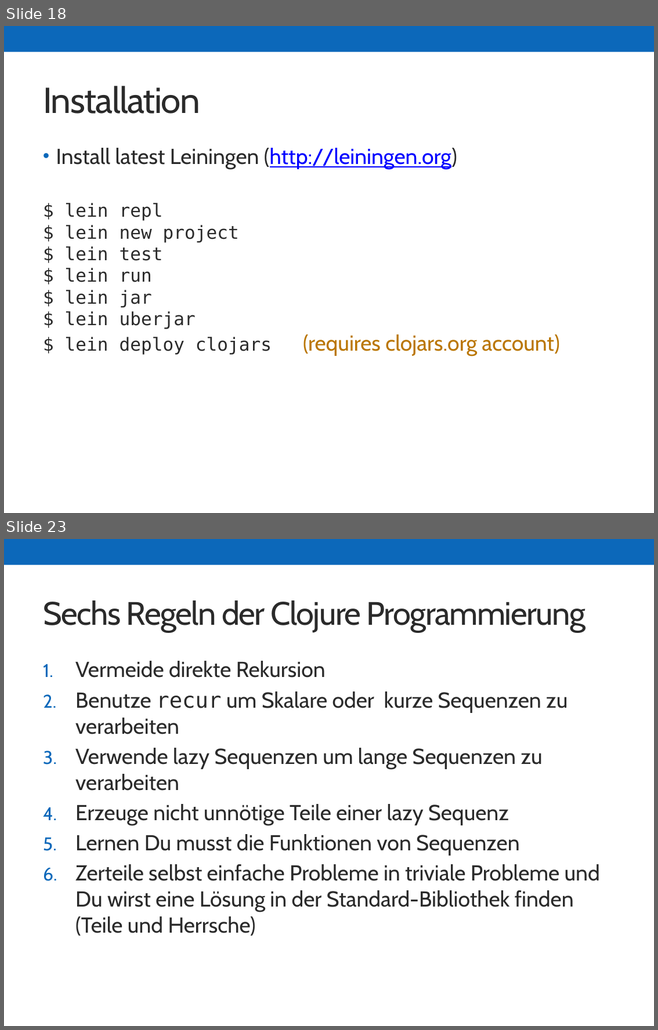
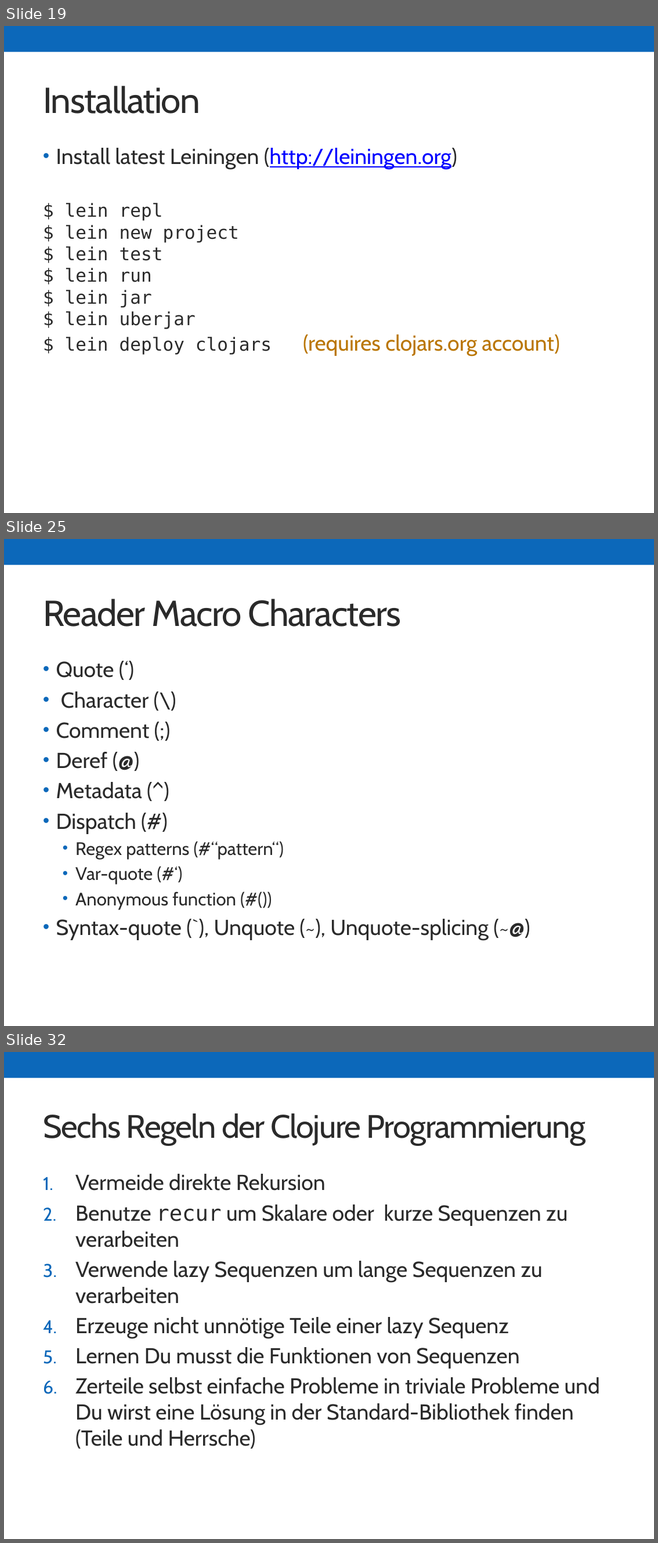
Before and after one commit to skonair/presentations, a slide deck: jugbi-fp-20141119/20141119_FP.pptx. Shown one above the other, each under a label of ours: slides 18 and 23 before the commit, slides 19, 25 and 32 after it; the slides between them are not shown. The pictures are 658x1030 and 658x1543 pixels, drawn with LibreOffice and Linux fonts; fonts in the diff are those of the drawing. Boxes give left, top, right and bottom in pixels: in the first picture for what was removed or moved away, otherwise in the second. Text is boxed around its words. In the diff, an @@ line names an element or a change of style, - is before the commit and + after.

Commit message:
Clojure part extended for reader and macro section

```diff
--- a/jugbi-fp-20141119/20141119_FP.pptx
+++ b/jugbi-fp-20141119/20141119_FP.pptx
@@ slide 25 added at <box>4,539,654,1026</box>, background #FFFFFF; not listed: 1 template element that a slide beside it also shows @@
@@ title added at <box>43,599,401,627</box>, 40 pt, text #2A2A2A @@
+Reader Macro Characters
@@ text added at <box>56,661,488,940</box>, 24 pt, text #2A2A2A @@
+• Quote (‘)
+• Character (\)
+• Comment (;)
+• Deref (@)
+• Metadata (^)
+• Dispatch (#)
+  • Regex patterns (#“pattern“)
+  • Var-quote (#‘)
+  • Anonymous function (#())
+• Syntax-quote (`), Unquote (~), Unquote-splicing (~@)
@@ what was slide 18 is now slide 19 @@
@@ what was slide 23 is now slide 32 @@
```
Also in this commit, not shown: 4 slides changed, 9 other slides added, 1 slide removed.
